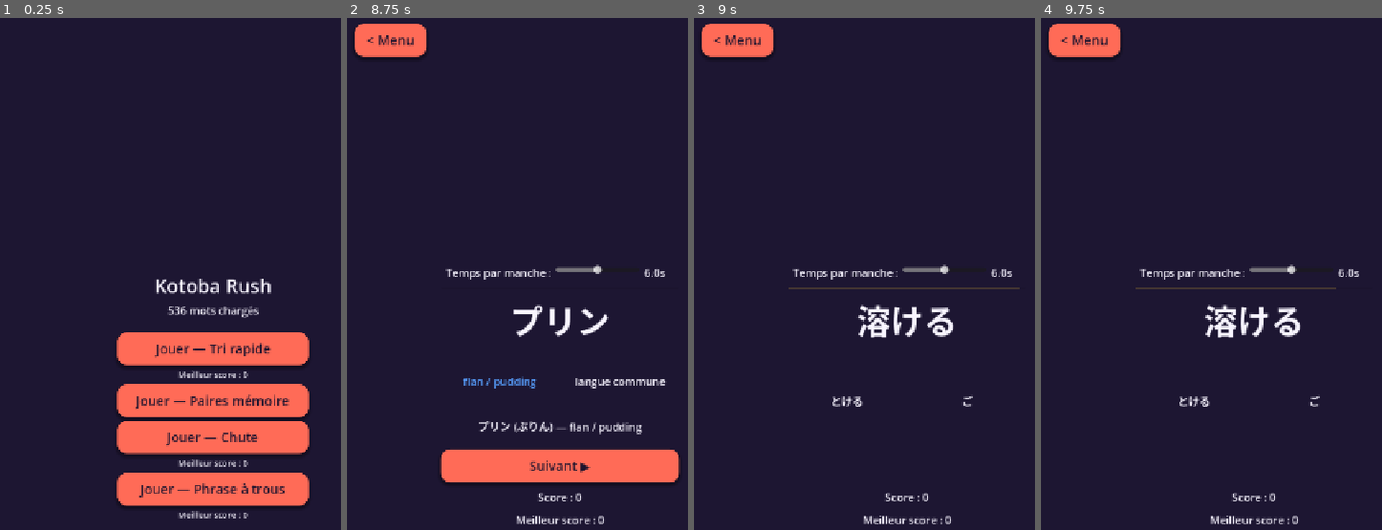
Above: before the commit, frames 1-4 (left to right).
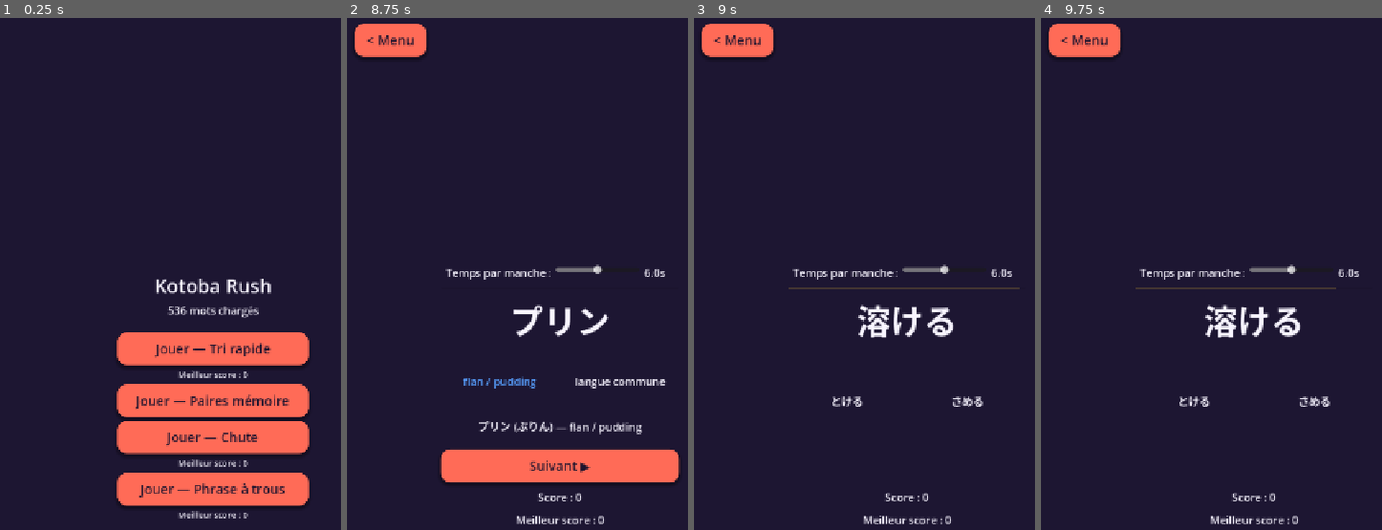
Above: after the commit, the same moments.

Repository: g-bourachot/Kotoba-Rush
Game: Godot game, scene res://scenes/Main.tscn
The game is run twice, just before and just after one commit, with the same random seed, the same clock (stepped at 60 frames per second) and the same inputs.
Inputs (mouse positions are in pixels of both pictures, inside the frame that each line leads up to):
- Up to frame 1 (0.25 s): no input
- Up to frame 2 (8.75 s): click "Jouer — Tri rapide" at 0.5 s; click "< Menu" at 1.25 s; click "Jouer — Tri rapide" at 2 s; tap Enter at 2.75, 4.25, 5.75 s; move the mouse to (653, 355) at 2.77 s; click (653, 355) at 2.92 s; tap Space at 3.5, 5, 6.5 s; move the mouse to (473, 432) at 3.52 s; click (473, 432) at 3.67 s; move the mouse to (602, 227) at 4.27 s; click (602, 227) at 4.42 s; move the mouse to (outside the picture) at 5.02 s; click (outside the picture) at 5.17 s; move the mouse to (outside the picture) at 5.77 s; click (outside the picture) at 5.92 s; move the mouse to (432, 279) at 6.52 s; click (432, 279) at 6.67 s; move the mouse to (582, 396) at 7.27 s; click (582, 396) at 7.42 s; move the mouse to (497, 207) at 8.02 s; click (497, 207) at 8.17 s
- Up to frame 3 (9 s): click "Suivant ▶" at 8.75 s
- Up to frame 4 (9.75 s): move the mouse to (1347, 355) at 9.52 s; click (1347, 355) at 9.67 s

Frames 1-2 are identical in both runs. In frame 3, 0.1% of the frame differs, in the area x 75-85%, y 73-76%; in frame 4, 0.1%.

Commit message:
Fix two easy-guess exploits in Tri rapide
- Words written entirely in hiragana (kanji == reading, e.g. けれども)
  no longer test "reading" — it would just repeat the displayed word.
  Meaning is tested instead.
- When the target word ends in visible hiragana (okurigana, e.g.
  変わる), the decoy is now picked to share the same trailing kana
  character, so the answer can no longer be guessed by comparing
  word endings instead of actually knowing the word.

Co-Authored-By: Claude Sonnet 5 <noreply@anthropic.com>

Diff:
--- a/autoloads/WordDB.gd
+++ b/autoloads/WordDB.gd
@@ -117,6 +117,36 @@
 	return candidates[randi() % candidates.size()]
 
 
+# Un mot est "tout en hiragana" quand son champ kanji est identique à
+# sa lecture (ex. "けれども") — il n'a pas de kanji à proprement parler.
+func is_all_hiragana(word: Dictionary) -> bool:
+	return word.get("kanji", "") == word.get("reading", "")
+
+
+func ends_with_hiragana(text: String) -> bool:
+	if text.length() == 0:
+		return false
+	var code: int = text.unicode_at(text.length() - 1)
+	return code >= 0x3040 and code <= 0x309F
+
+
+# Comme pick_decoy, mais si le mot cible se termine par de l'hiragana
+# visible (okurigana, ex. 変わる), on force un leurre qui se termine par
+# le même caractère — sinon on peut deviner la bonne réponse juste en
+# comparant la fin du mot affiché, sans en connaître le sens.
+func pick_decoy_matching_ending(exclude_id, kanji: String) -> Dictionary:
+	if not ends_with_hiragana(kanji):
+		return pick_decoy(exclude_id)
+
+	var last_char: String = kanji.substr(kanji.length() - 1, 1)
+	var candidates: Array = words.filter(func(w):
+		return w.get("id") != exclude_id and String(w.get("kanji", "")).ends_with(last_char)
+	)
+	if candidates.is_empty():
+		return pick_decoy(exclude_id)
+	return candidates[randi() % candidates.size()]
+
+
 # Tire n leurres distincts (aucun rapport avec exclude_id) — pas besoin
 # de pondération ici, c'est juste du bruit pour un mini-jeu à choix
 # multiples (ex. Chute).
--- a/scenes/WordSort.gd
+++ b/scenes/WordSort.gd
@@ -89,14 +89,17 @@
 	right_answer_label.modulate = Color(1, 1, 1)
 
 	current_word = WordDB.pick_weighted_word()
-	var decoy = WordDB.pick_decoy(current_word.get("id"))
+	var kanji_text: String = current_word.get("kanji", "")
+	var decoy: Dictionary = WordDB.pick_decoy_matching_ending(current_word.get("id"), kanji_text)
 
-	kanji_label.text = current_word.get("kanji", "")
+	kanji_label.text = kanji_text
 	FX.punch_scale(kanji_label)
 
 	left_is_correct = randi() % 2 == 0
-	# Alterne aléatoirement entre tester la lecture et le sens.
-	var field := "reading" if randi() % 2 == 0 else "meaning"
+	# Un mot tout en hiragana n'a pas de "lecture" distincte à tester
+	# (elle serait identique au mot déjà affiché) : on ne teste que le sens.
+	# Sinon, on alterne aléatoirement entre tester la lecture et le sens.
+	var field: String = "meaning" if WordDB.is_all_hiragana(current_word) else ("reading" if randi() % 2 == 0 else "meaning")
 
 	if left_is_correct:
 		left_answer_label.text = current_word.get(field, "")
